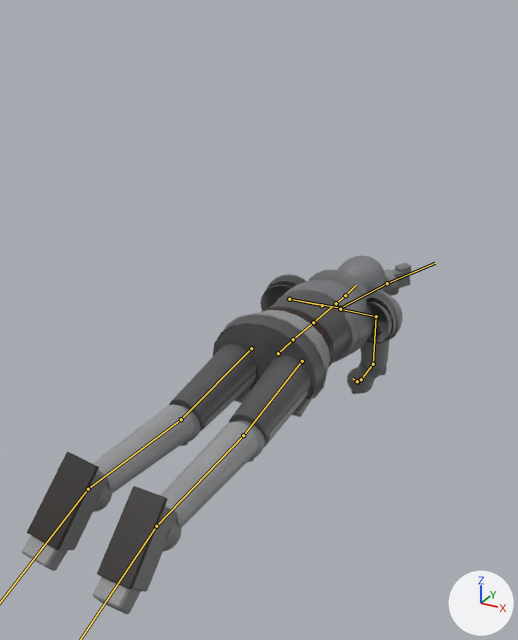
An edit to the glTF model Sunta/res/Models/Knight/knight.gltf, drawn before and after from the same camera.
Both versions are drawn from a 50 mm lens placed at (1.04, -1.88, 1.25), pointed at (0.01, -0.01, 0.31). Lighting does not change. The marker at lower right points along +X, +Y and +Z. The older version comes first. Both versions are drawn at frame 35 of the action 'Death'; the numbers are the values there. The bones that bend it are drawn over the model as lines.

Names of what the first picture shows: 'Knight'.
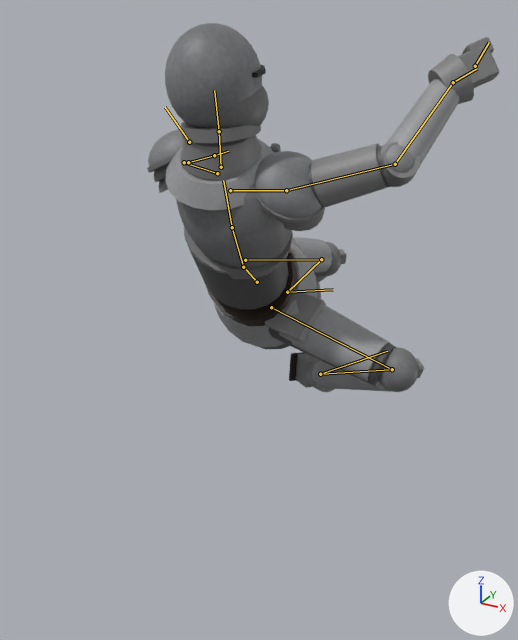
Patch to the scene script:
```diff
--- a/Sunta/res/Models/Knight/knight.gltf.py
+++ b/Sunta/res/Models/Knight/knight.gltf.py
@@ bone_hips @@
 bone_hips = bpy.data.objects['Armature'].pose.bones['Hips']
-bone_hips.location = (0.0, -0.86, 0.15)
-bone_hips.rotation_quaternion = (0.719, 0.695, 0.0, 0.0)  # degrees (88, 0, 0)
+bone_hips.location = (0.0, -0.541, 0.0)
+bone_hips.rotation_quaternion = (-0.847, 0.38, 0.333, -0.164)  # degrees (-57, -26, 36)
@@ bone_spine @@
 bone_spine = bpy.data.objects['Armature'].pose.bones['Spine']  # child of 'Hips'
-bone_spine.rotation_quaternion = (1.0, 0.017, 0.0, 0.0)  # degrees (2, 0, 0)
+bone_spine.rotation_quaternion = (0.988, 0.132, 0.032, -0.065)  # degrees (15, 5, -7)
@@ bone_chest @@
 bone_chest = bpy.data.objects['Armature'].pose.bones['Chest']  # child of 'Spine'
-bone_chest.rotation_quaternion = (1.0, 0.0, 0.0, 0.0)  # degrees (0, 0, 0)
+bone_chest.rotation_quaternion = (0.999, 0.044, 0.01, -0.009)  # degrees (5, 1, -1)
@@ bone_neck @@
 bone_neck = bpy.data.objects['Armature'].pose.bones['Neck']  # child of 'Chest'
-bone_neck.rotation_quaternion = (1.0, 0.0, 0.0, 0.0)  # degrees (0, 0, 0)
+bone_neck.rotation_quaternion = (0.995, 0.076, -0.028, -0.064)  # degrees (9, -3, -8)
@@ bone_head @@
 bone_head = bpy.data.objects['Armature'].pose.bones['Head']  # child of 'Neck'
-bone_head.rotation_quaternion = (0.973, -0.085, 0.216, 0.019)  # degrees (-10, 25, 0)
+bone_head.rotation_quaternion = (0.99, 0.008, -0.07, -0.122)  # degrees (2, -8, -14)
@@ bone_shoulder_l @@
 bone_shoulder_l = bpy.data.objects['Armature'].pose.bones['Shoulder_L']  # child of 'Chest'
-bone_shoulder_l.rotation_quaternion = (1.0, 0.0, 0.0, 0.0)  # degrees (0, 0, 0)
+bone_shoulder_l.rotation_quaternion = (0.975, -0.142, 0.094, 0.141)  # degrees (-15, 13, 15)
@@ bone_upperarm_l @@
 bone_upperarm_l = bpy.data.objects['Armature'].pose.bones['UpperArm_L']  # child of 'Shoulder_L'
-bone_upperarm_l.rotation_quaternion = (0.163, 0.964, 0.203, 0.059)  # degrees (160, -3, 24)
+bone_upperarm_l.rotation_quaternion = (0.846, 0.314, 0.042, 0.43)  # degrees (35, -11, 50)
@@ bone_lowerarm_l @@
 bone_lowerarm_l = bpy.data.objects['Armature'].pose.bones['LowerArm_L']  # child of 'UpperArm_L'
-bone_lowerarm_l.rotation_quaternion = (0.966, 0.258, -0.02, 0.002)  # degrees (30, -2, 0)
+bone_lowerarm_l.rotation_quaternion = (0.994, 0.098, -0.028, -0.027)  # degrees (11, -3, -3)
@@ bone_hand_l @@
 bone_hand_l = bpy.data.objects['Armature'].pose.bones['Hand_L']  # child of 'LowerArm_L'
-bone_hand_l.rotation_quaternion = (1.0, 0.0, 0.0, 0.0)  # degrees (0, 0, 0)
+bone_hand_l.rotation_quaternion = (0.998, 0.038, 0.029, 0.036)  # degrees (4, 3, 4)
@@ bone_shoulder_r @@
 bone_shoulder_r = bpy.data.objects['Armature'].pose.bones['Shoulder_R']  # child of 'Chest'
-bone_shoulder_r.rotation_quaternion = (1.0, 0.0, 0.0, 0.0)  # degrees (0, 0, 0)
+bone_shoulder_r.rotation_quaternion = (0.891, -0.019, 0.097, 0.443)  # degrees (3, 11, 53)
@@ bone_upperarm_r @@
 bone_upperarm_r = bpy.data.objects['Armature'].pose.bones['UpperArm_R']  # child of 'Shoulder_R'
-bone_upperarm_r.rotation_quaternion = (0.539, 0.802, -0.168, -0.196)  # degrees (110, 8, -29)
+bone_upperarm_r.rotation_quaternion = (0.657, -0.073, -0.139, -0.737)  # degrees (7, -17, -98)
@@ bone_lowerarm_r @@
 bone_lowerarm_r = bpy.data.objects['Armature'].pose.bones['LowerArm_R']  # child of 'UpperArm_R'
-bone_lowerarm_r.rotation_quaternion = (0.985, 0.173, 0.014, -0.002)  # degrees (20, 2, 0)
+bone_lowerarm_r.rotation_quaternion = (0.825, 0.392, 0.407, -0.003)  # degrees (61, 42, 25)
@@ bone_hand_r @@
 bone_hand_r = bpy.data.objects['Armature'].pose.bones['Hand_R']  # child of 'LowerArm_R'
-bone_hand_r.rotation_quaternion = (1.0, 0.0, 0.0, 0.0)  # degrees (0, 0, 0)
+bone_hand_r.rotation_quaternion = (0.975, -0.203, 0.008, -0.089)  # degrees (-23, -1, -10)
@@ bone_thigh_l @@
 bone_thigh_l = bpy.data.objects['Armature'].pose.bones['Thigh_L']  # child of 'Hips'
-bone_thigh_l.rotation_quaternion = (0.995, 0.068, -0.071, 0.005)  # degrees (8, -8, 0)
+bone_thigh_l.rotation_quaternion = (0.967, 0.25, -0.028, 0.051)  # degrees (29, -5, 5)
@@ bone_shin_l @@
 bone_shin_l = bpy.data.objects['Armature'].pose.bones['Shin_L']  # child of 'Thigh_L'
-bone_shin_l.rotation_quaternion = (0.995, -0.105, 0.0, 0.0)  # degrees (-12, 0, 0)
+bone_shin_l.rotation_quaternion = (0.86, -0.466, 0.193, 0.074)  # degrees (-58, 24, -3)
@@ bone_foot_l @@
 bone_foot_l = bpy.data.objects['Armature'].pose.bones['Foot_L']  # child of 'Shin_L'
-bone_foot_l.rotation_quaternion = (0.94, -0.342, 0.0, 0.0)  # degrees (-40, 0, 0)
+bone_foot_l.rotation_quaternion = (0.983, -0.154, 0.077, 0.045)  # degrees (-18, 10, 4)
@@ bone_thigh_r @@
 bone_thigh_r = bpy.data.objects['Armature'].pose.bones['Thigh_R']  # child of 'Hips'
-bone_thigh_r.rotation_quaternion = (0.999, 0.052, 0.001, 0.0)  # degrees (6, 0, 0)
+bone_thigh_r.rotation_quaternion = (0.639, 0.584, 0.34, -0.365)  # degrees (80, 60, -8)
@@ bone_shin_r @@
 bone_shin_r = bpy.data.objects['Armature'].pose.bones['Shin_R']  # child of 'Thigh_R'
-bone_shin_r.rotation_quaternion = (0.999, -0.035, 0.0, 0.0)  # degrees (-4, 0, 0)
+bone_shin_r.rotation_quaternion = (0.381, -0.87, -0.17, 0.261)  # degrees (-127, 19, 32)
@@ bone_foot_r @@
 bone_foot_r = bpy.data.objects['Armature'].pose.bones['Foot_R']  # child of 'Shin_R'
-bone_foot_r.rotation_quaternion = (0.906, -0.423, 0.0, 0.0)  # degrees (-50, 0, 0)
+bone_foot_r.rotation_quaternion = (0.983, -0.018, 0.158, 0.08)  # degrees (-1, 18, 9)
```

Where the change shows, as pixel boxes (x1, y1, x2, y2) in the pictures (518 x 640 px):
'Knight', posed (9% narrower)
    before: (22, 256, 411, 614)
    after: (147, 23, 500, 392)
bone 'Hips', root to tip
    before: (278, 353) to (290, 342)
    after: (257, 282) to (246, 269)
bone 'Spine', root to tip
    before: (293, 339) to (313, 322)
    after: (243, 267) to (232, 227)
bone 'Chest', root to tip
    before: (313, 322) to (331, 307)
    after: (232, 227) to (223, 180)
bone 'Neck', root to tip
    before: (336, 303) to (345, 295)
    after: (221, 167) to (219, 131)
bone 'Head', root to tip
    before: (345, 295) to (356, 285)
    after: (219, 131) to (214, 90)
bone 'Shoulder_L', root to tip
    before: (322, 305) to (289, 299)
    after: (217, 173) to (184, 162)
bone 'UpperArm_L', root to tip
    before: (289, 299) to (340, 308)
    after: (184, 162) to (188, 162)
bone 'LowerArm_L', root to tip
    before: (340, 308) to (387, 283)
    after: (188, 162) to (214, 155)
bone 'Hand_L', root to tip
    before: (387, 283) to (435, 263)
    after: (214, 155) to (228, 151)
bone 'Shoulder_R', root to tip
    before: (340, 309) to (376, 316)
    after: (230, 190) to (286, 190)
bone 'UpperArm_R', root to tip
    before: (376, 316) to (373, 364)
    after: (286, 190) to (395, 164)
bone 'LowerArm_R', root to tip
    before: (373, 364) to (361, 379)
    after: (395, 164) to (453, 82)
bone 'Hand_R', root to tip
    before: (361, 379) to (357, 383)
    after: (453, 82) to (477, 68)
bone 'Thigh_L', root to tip
    before: (251, 348) to (181, 419)
    after: (245, 260) to (321, 259)
bone 'Shin_L', root to tip
    before: (181, 419) to (88, 489)
    after: (321, 259) to (287, 292)
bone 'Thigh_R', root to tip
    before: (302, 361) to (243, 435)
    after: (271, 307) to (392, 369)
bone 'Shin_R', root to tip
    before: (243, 435) to (156, 526)
    after: (392, 369) to (320, 374)
